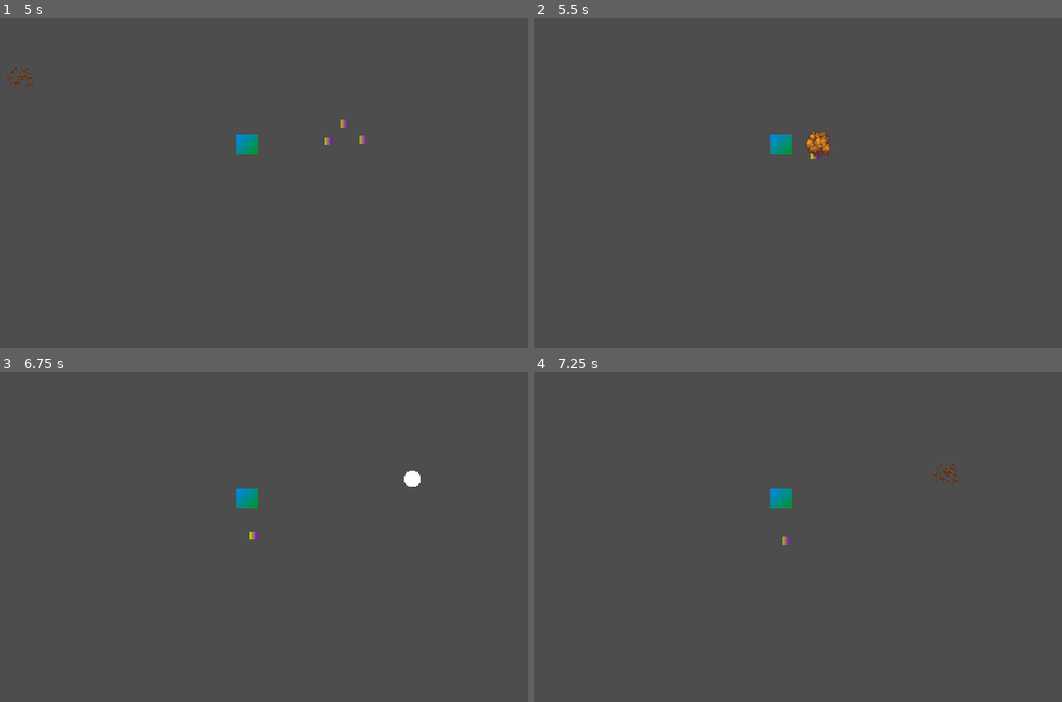
Above: before the commit, frames 1-4 (two rows, left to right).
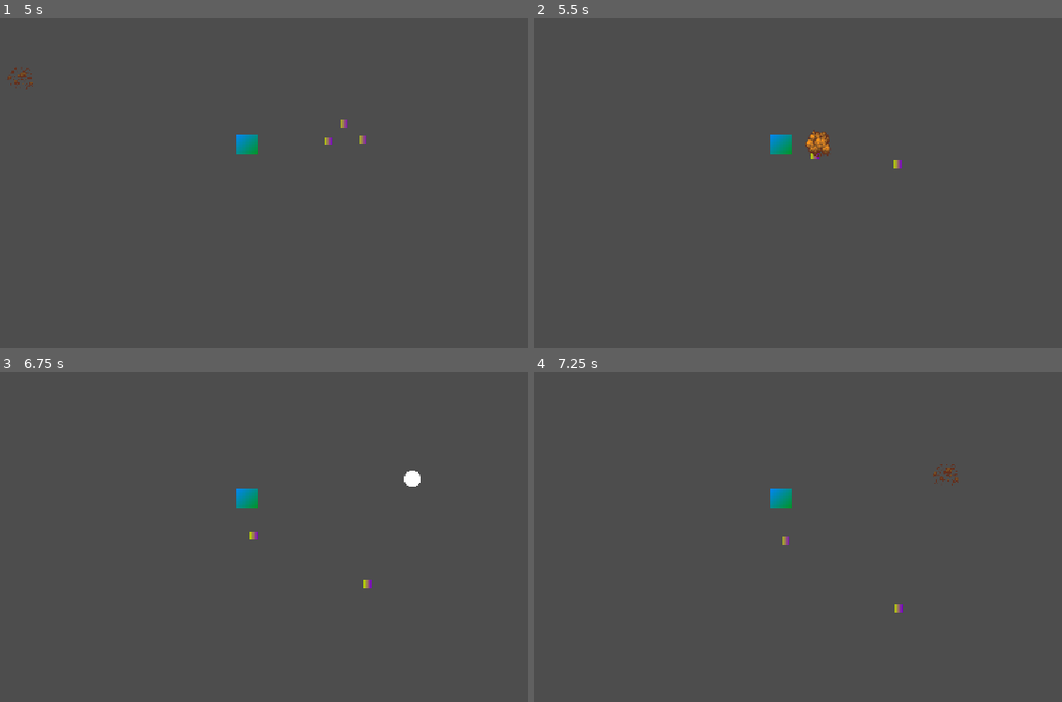
Above: after the commit, the same moments.

Repository: BoiPlex/Orbitron
Game: Godot game, scene res://scenes/game_world.tscn
The game is run twice, just before and just after one commit, with the same random seed, the same clock (stepped at 60 frames per second) and the same inputs.
Inputs (mouse positions are in pixels of both pictures, inside the frame that each line leads up to):
- Up to frame 1 (5 s): tap Enter at 0.5 s; move the mouse to (411, 123) at 0.52 s; tap Q every 0.75 s from 0.6 to 4.35 s; click (411, 123) at 0.67 s; move the mouse to (95, 166) at 1.27 s; click (95, 166) at 1.42 s; move the mouse to (322, 51) at 2.02 s; click (322, 51) at 2.17 s; move the mouse to (211, 229) at 2.77 s; click (211, 229) at 2.92 s; move the mouse to (469, 206) at 3.52 s; click (469, 206) at 3.67 s; move the mouse to (21, 80) at 4.27 s; click (21, 80) at 4.42 s
- Up to frame 2 (5.5 s): move the mouse to (819, 143) at 5.02 s; tap Q at 5.1 s; click (819, 143) at 5.17 s
- Up to frame 3 (6.75 s): move the mouse to (132, 391) at 5.77 s; tap Q at 5.85, 6.6 s; click (132, 391) at 5.92 s; move the mouse to (411, 477) at 6.52 s; click (411, 477) at 6.67 s
- Up to frame 4 (7.25 s): no input

Frame 1 is identical in both runs. In frame 2, less than 0.1% of the frame differs, in the area x 68-70%, y 43-46%; in frame 3, less than 0.1%; in frame 4, less than 0.1%.

Commit message:
melee tower changes

Diff:
--- a/orbitron-game/resources/melee_proj.tres
+++ b/orbitron-game/resources/melee_proj.tres
@@ -9,7 +9,7 @@
 lifetime = 0.1
 entity_name = ""
 max_health = 100
-contact_damage = 30
-contact_knockback = 100.0
+contact_damage = 10
+contact_knockback = 20.0
 mass = 1.0
 metadata/_custom_type_script = "uid://bdl3ke2ju4jip"
--- a/orbitron-game/resources/melee_tower_I.tres
+++ b/orbitron-game/resources/melee_tower_I.tres
@@ -10,7 +10,7 @@
 cost = 100
 orbiting_speed = 80.0
 projectile = ExtResource("1_8omnl")
-fire_rate = 4.0
+fire_rate = 10.0
 spread_copies = 1
 spread_angle = 0.0
 bursts = 1
--- a/orbitron-game/resources/melee_tower_II.tres
+++ b/orbitron-game/resources/melee_tower_II.tres
@@ -10,7 +10,7 @@
 cost = 100
 orbiting_speed = 120.0
 projectile = ExtResource("1_vpdqb")
-fire_rate = 10.0
+fire_rate = 15.0
 spread_copies = 1
 spread_angle = 0.0
 bursts = 1
@@ -18,7 +18,7 @@
 detection_range = 40.0
 entity_name = ""
 max_health = 300
-contact_damage = 10
+contact_damage = 50
 contact_knockback = 1.0
 mass = 10.0
 metadata/_custom_type_script = "uid://b3qwo5g5sgdgc"
--- a/orbitron-game/resources/melee_tower_III.tres
+++ b/orbitron-game/resources/melee_tower_III.tres
@@ -8,15 +8,15 @@
 cost = 100
 orbiting_speed = 150.0
 projectile = ExtResource("1_tx3y6")
-fire_rate = 20.0
-spread_copies = 1
-spread_angle = 0.0
+fire_rate = 15.0
+spread_copies = 2
+spread_angle = 0.3
 bursts = 1
 burst_interval = 0.0
 detection_range = 35.0
 entity_name = ""
-max_health = 500
-contact_damage = 10
+max_health = 700
+contact_damage = 100
 contact_knockback = 1.0
 mass = 10.0
 metadata/_custom_type_script = "uid://b3qwo5g5sgdgc"
